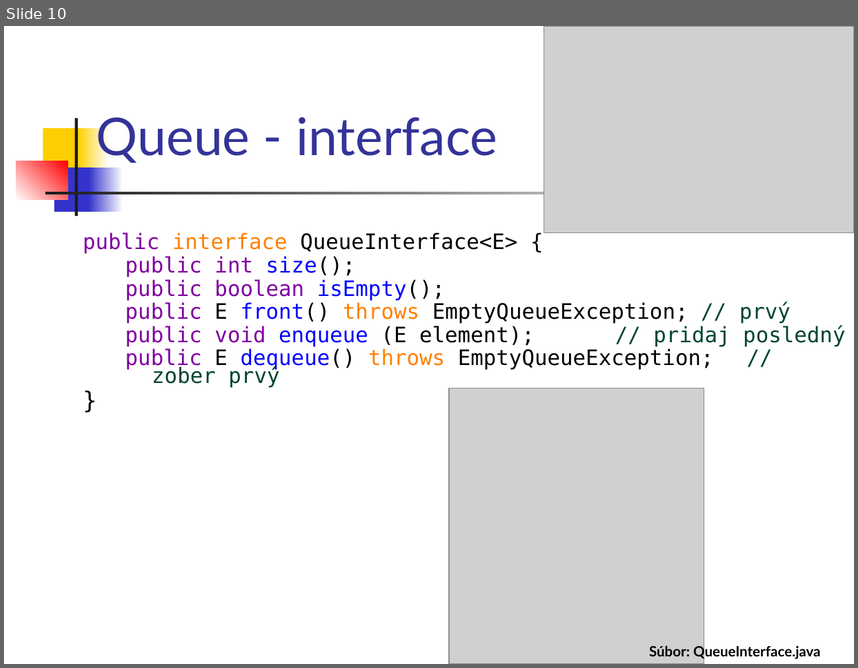
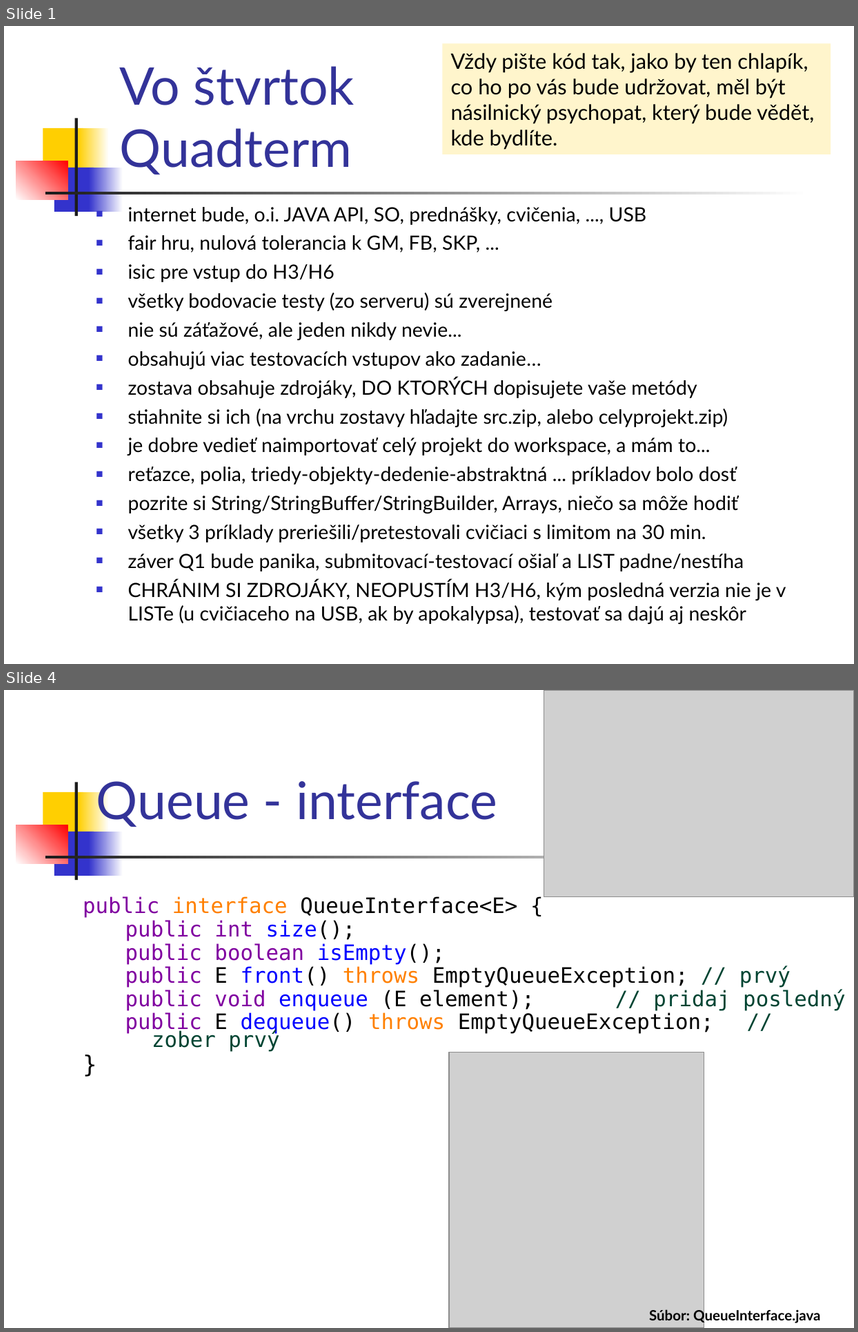
Before and after one commit to Programovanie4/Prednasky, a slide deck: 06/06_java_intro.ppt. Shown one above the other, each under a label of ours: slide 10 before the commit, slides 1 and 4 after it; the slides between them are not shown. The pictures are 858x668 and 858x1332 pixels, drawn with LibreOffice and Linux fonts; fonts in the diff are those of the drawing; grey boxes stand for pictures. Boxes give left, top, right and bottom in pixels: in the first picture for what was removed or moved away, otherwise in the second. Text is boxed around its words. In the diff, an @@ line names an element or a change of style, - is before the commit and + after.

```diff
--- a/06/06_java_intro.ppt
+++ b/06/06_java_intro.ppt
@@ slide 1 added at bbox=[4, 26, 854, 664], background #FFFFFF; not listed: 7 template elements that a slide beside it also shows @@
@@ rectangle added at bbox=[443, 44, 831, 154], fill #FFF5CC, 18 pt, text #000000 @@
+Vždy pište kód tak, jako by ten chlapík, co ho po vás bude udržovat, měl být násilnický psychopat, který bude vědět, kde bydlíte.
@@ title added at bbox=[119, 66, 355, 174], 44 pt, text #333399 @@
+Vo štvrtok
+Quadterm
@@ text added at bbox=[128, 207, 786, 624], 16.6 pt, text #000000 @@
+■ internet bude, o.i. JAVA API, SO, prednášky, cvičenia, ..., USB
+■ fair hru, nulová tolerancia k GM, FB, SKP, ...
+■ isic pre vstup do H3/H6
+■ všetky bodovacie testy (zo serveru) sú zverejnené
+■ nie sú záťažové, ale jeden nikdy nevie...
+■ obsahujú viac testovacích vstupov ako zadanie…
+■ zostava obsahuje zdrojáky, DO KTORÝCH dopisujete vaše metódy
+■ stiahnite si ich (na vrchu zostavy hľadajte src.zip, alebo celyprojekt.zip)
+■ je dobre vedieť naimportovať celý projekt do workspace, a mám to...
+■ reťazce, polia, triedy-objekty-dedenie-abstraktná ... príkladov bolo dosť
+■ pozrite si String/StringBuffer/StringBuilder, Arrays, niečo sa môže hodiť
+■ všetky 3 príklady preriešili/pretestovali cvičiaci s limitom na 30 min.
+■ záver Q1 bude panika, submitovací-testovací ošiaľ a LIST padne/nestíha
+■ CHRÁNIM SI ZDROJÁKY, NEOPUSTÍM H3/H6, kým posledná verzia nie je v LISTe (u cvičiaceho na USB, ak by apokalypsa), testovať sa dajú aj neskôr
@@ what was slide 10 is now slide 4 @@
```
Also in this commit, not shown: 2 slides changed, 2 other slides added, 13 slides removed, 4 other files.
